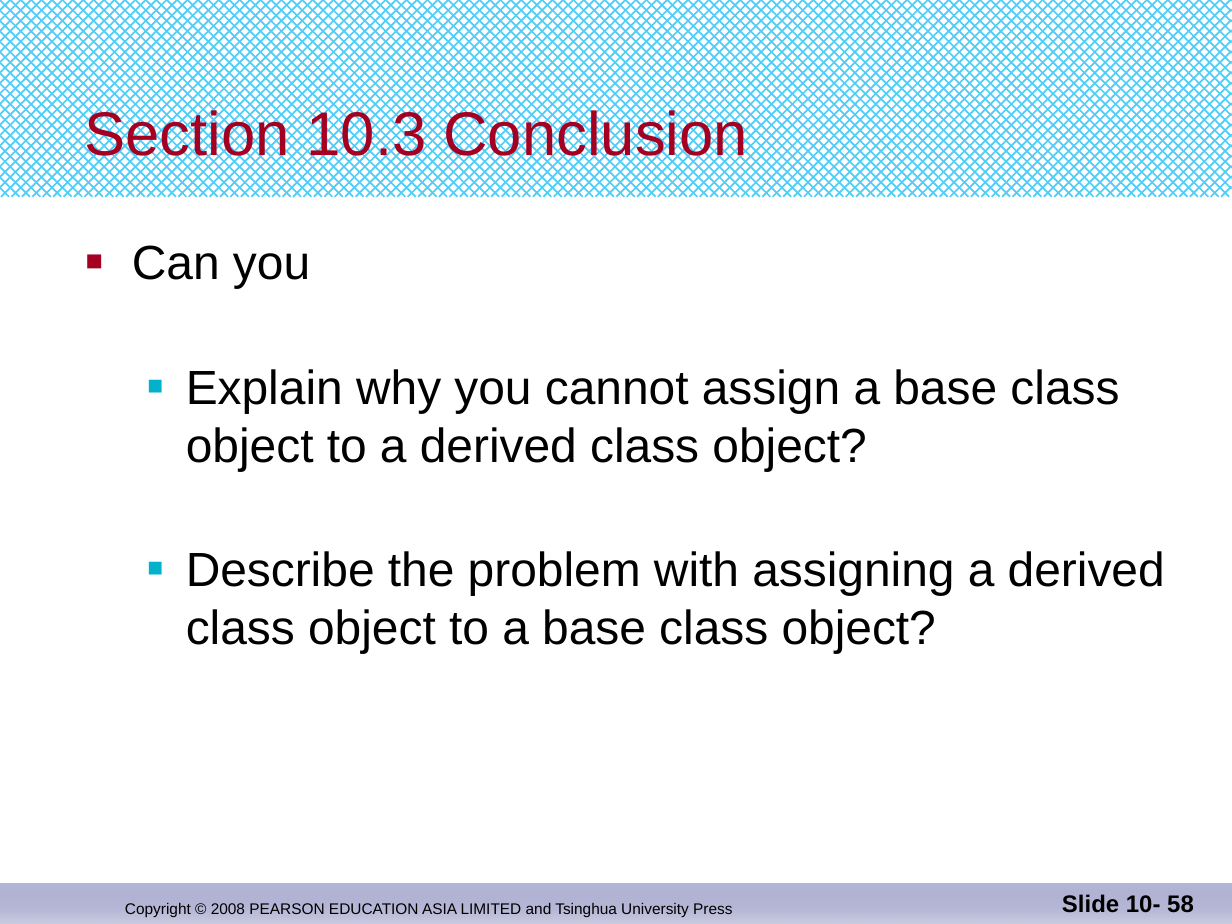
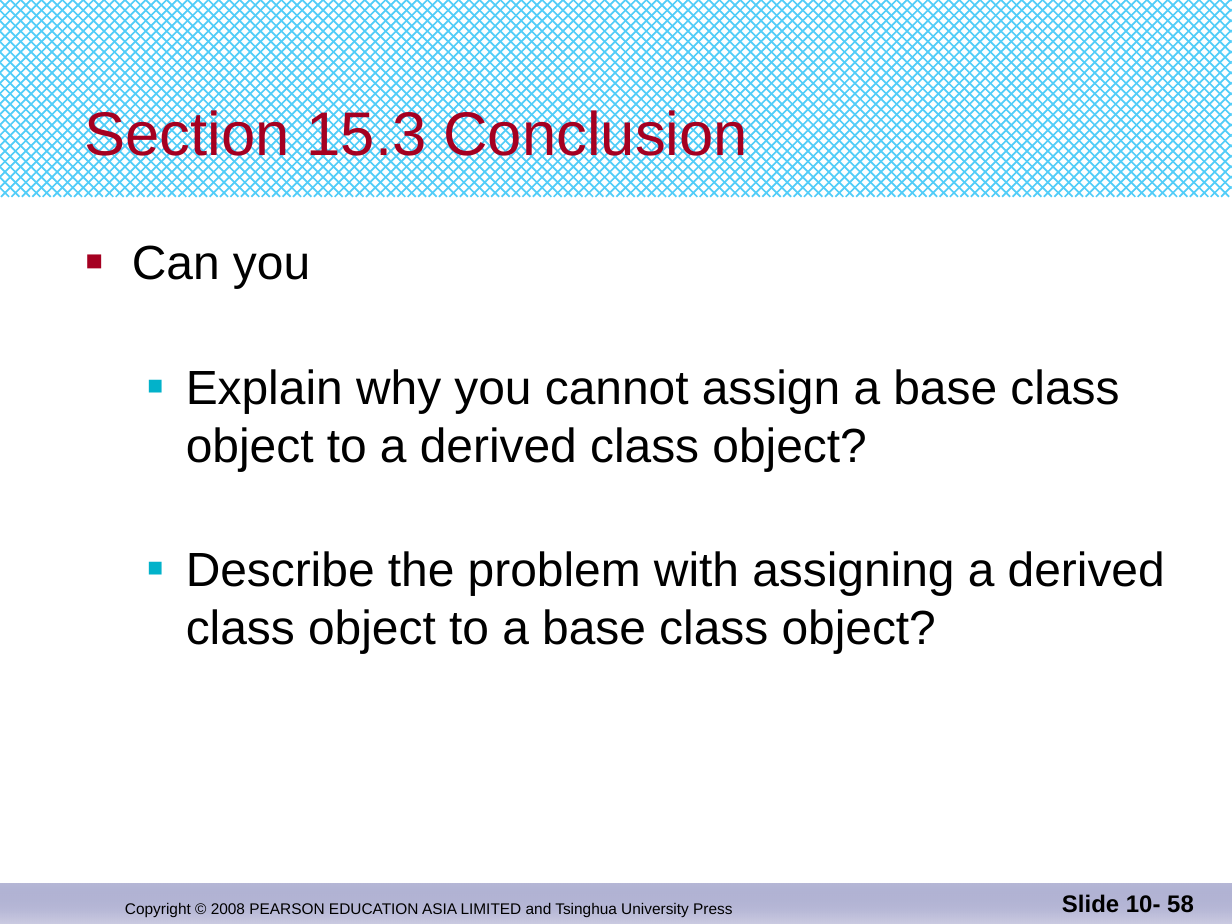
Before and after one commit to djuanbei/CPLUSPLUS, a slide deck: slide 58 of ppt/Chapter 15.pptx. Drawn at 1232x924 pixels with LibreOffice and Linux fonts; fonts in the diff are those of the drawing. Boxes give left, top, right and bottom in pixels: in the first picture for what was removed or moved away, otherwise in the second. Text is boxed around its words. In the diff, an @@ line names an element or a change of style, - is before the commit and + after.

Commit message:
ok

```diff
--- a/ppt/Chapter 15.pptx
+++ b/ppt/Chapter 15.pptx
@@ title at bbox=[84, 106, 748, 167]: text changed @@
-Section 10.3 Conclusion
+Section 15.3 Conclusion
```
Also in this commit, not shown: 6 other slides changed.
